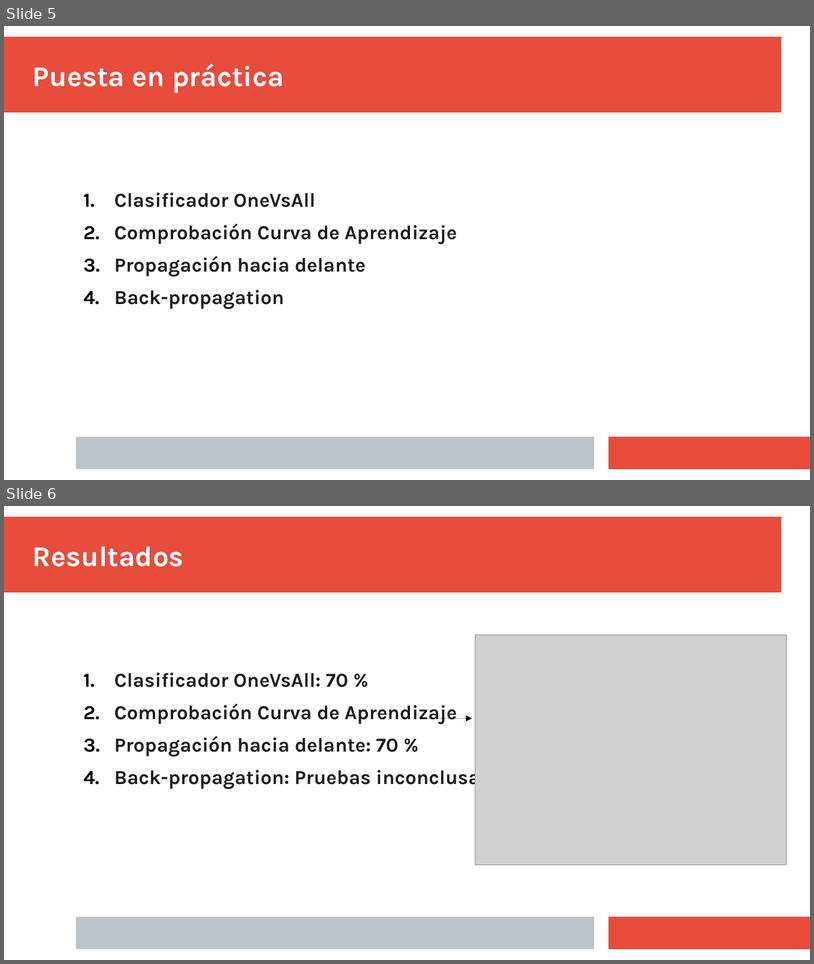
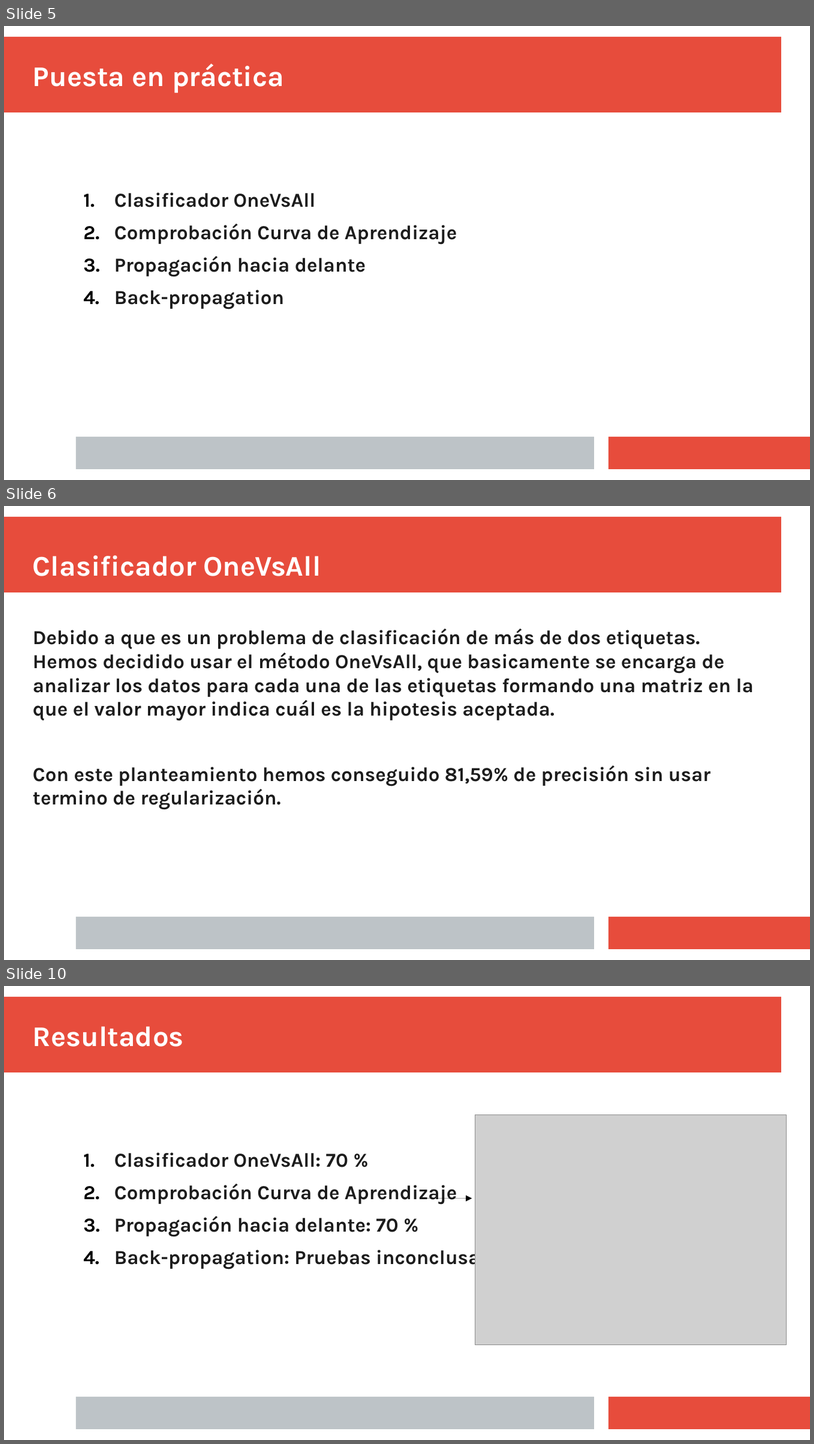
Before and after one commit to Lidiacon/AA, a slide deck: Proyecto/Presentación.odp. Shown one above the other, each under a label of ours: slides 5 and 6 before the commit, slides 5, 6 and 10 after it; the slides between them are not shown. The pictures are 814x964 and 814x1444 pixels, drawn with LibreOffice and Linux fonts; fonts in the diff are those of the drawing; grey boxes stand for pictures. Boxes give left, top, right and bottom in pixels: in the first picture for what was removed or moved away, otherwise in the second. Text is boxed around its words. In the diff, an @@ line names an element or a change of style, - is before the commit and + after.

```diff
--- a/Proyecto/Presentación.odp
+++ b/Proyecto/Presentación.odp
@@ slide 6 added at (4, 506, 810, 960), background #FFFFFF; not listed: 3 template elements that a slide beside it also shows @@
@@ title added at (33, 555, 321, 576), 28 pt, text #FFFFFF, bold @@
+Clasificador OneVsAll
@@ text added at (33, 628, 754, 810), 19.5 pt, text #1C1C1C, bold @@
+Debido a que es un problema de clasificación de más de dos etiquetas. Hemos decidido usar el método OneVsAll, que basicamente se encarga de analizar los datos para cada una de las etiquetas formando una matriz en la que el valor mayor indica cuál es la hipotesis aceptada.
+Con este planteamiento hemos conseguido 81,59% de precisión sin usar termino de regularización.
@@ what was slide 6 is now slide 10 @@
```
Also in this commit, not shown: 2 slides changed, 3 other slides added.
